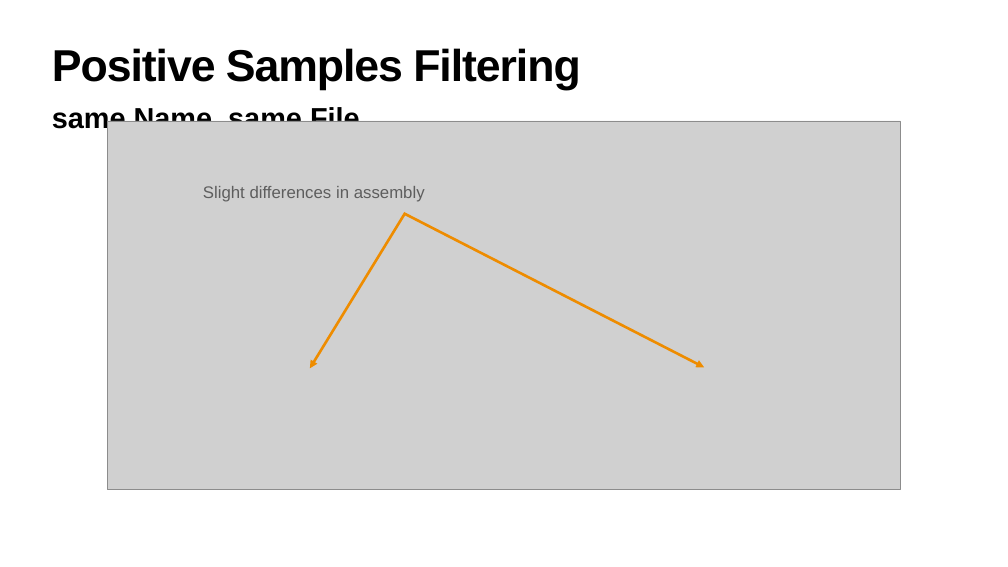
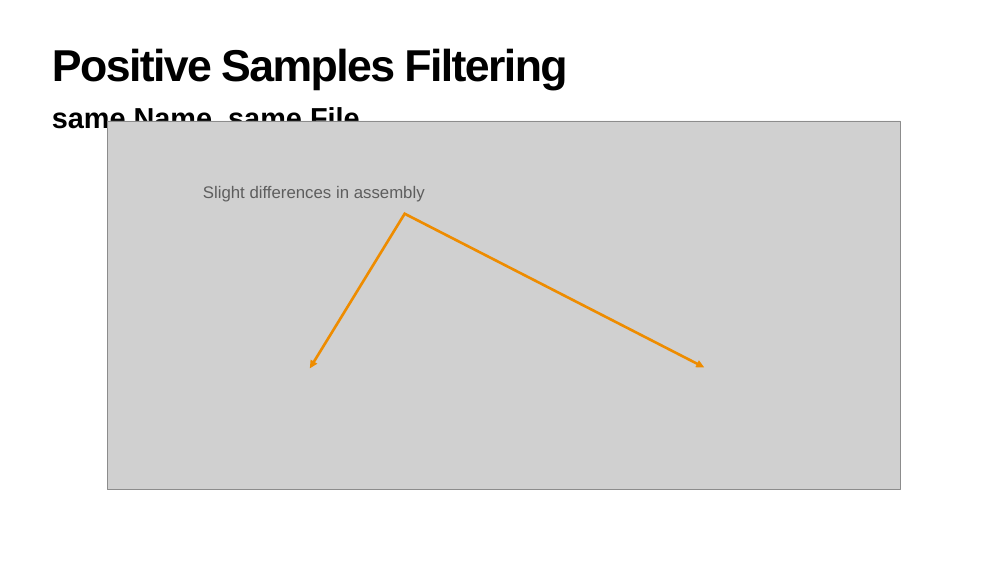
Before and after one commit to julig3ccd/BinAI, a slide deck: slide 11 of presentation/final_presentation.pptx. Drawn at 1008x567 pixels with LibreOffice and Linux fonts; fonts in the diff are those of the drawing; grey boxes stand for pictures. Boxes give left, top, right and bottom in pixels: in the first picture for what was removed or moved away, otherwise in the second. Text is boxed around its words. In the diff, an @@ line names an element or a change of style, - is before the commit and + after.

```diff
--- a/presentation/final_presentation.pptx
+++ b/presentation/final_presentation.pptx
@@ title "Positive Samples Filtering" at box(52, 48, 567, 90): letter spacing -2 to -3 pt @@
```
Also in this commit, not shown: 13 other slides changed, 1 slide added.
